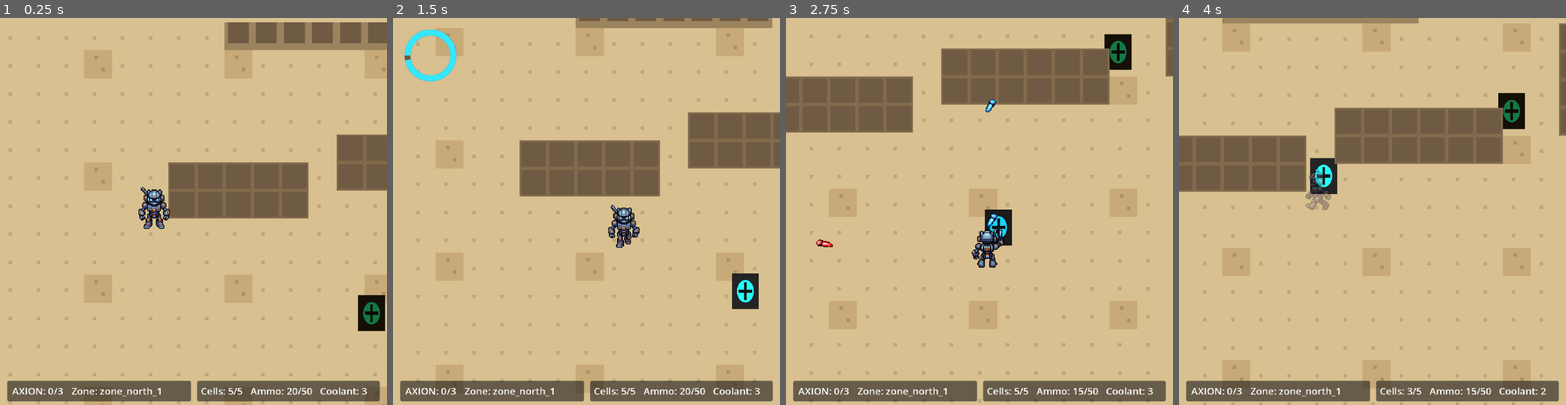
Above: before the commit, frames 1-4 (left to right).
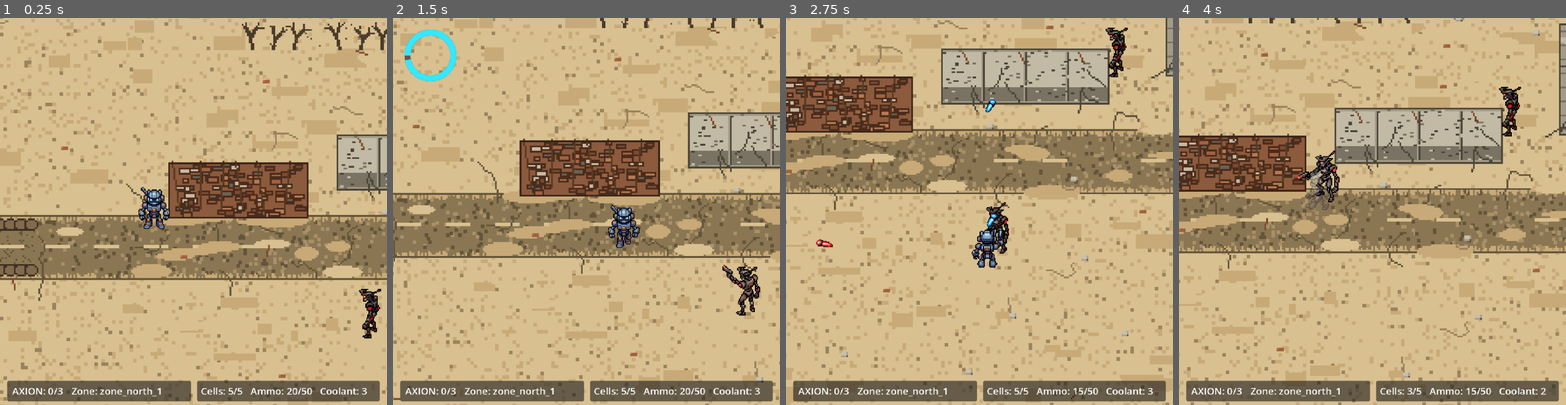
Above: after the commit, the same moments.

Repository: Barachiell/unit-7-oasis
Game: Godot game, scene res://scenes/zones/zone_north_1.tscn
Two runs of this game, one before a commit and one after it. Both use one fixed random seed, a clock stepped at 60 frames per second and the inputs below. This scene is started directly instead of the project's main scene.
Inputs (mouse positions are in pixels of both pictures, inside the frame that each line leads up to):
- Up to frame 1 (0.25 s): no input
- Up to frame 2 (1.5 s): tap Enter (ui_accept) at 0.5, 0.77 s; move the mouse to (671, 192) at 0.52 s; hold D (move_right) 0.53-1.28 s; hold E (advance_dialogue) 0.53-1.28 s; move the mouse to (509, 230) at 1.27 s; hold S (move_down) from 1.28 s (still down); tap Shift (run) at 1.35 s
- Up to frame 3 (2.75 s): tap Enter (ui_accept) at 1.52 s; move the mouse to (1018, 126) at 2.02 s; release S (move_down) at 2.03 s; press the mouse at (1018, 126) at 2.03 s; hold D (move_right) from 2.03 s (still down)
- Up to frame 4 (4 s): move the mouse to (1353, 288) at 2.77 s; release D (move_right) at 2.78 s; release the mouse at (1353, 288) at 2.78 s; hold W (move_up) 2.78-3.53 s; tap R (use_coolant) at 2.85 s; tap Enter (ui_accept) at 3.02, 3.77 s; move the mouse to (1488, 269) at 3.52 s; hold A (move_left) from 3.53 s (still down); hold E (advance_dialogue) from 3.53 s (still down)

The runs differ from the first frame. In frame 1, 26% of the frame differs, in the area x 0-100%, y 0-100%; in frame 2, 25%; in frame 3, 27%; in frame 4, 28%.

Commit message:
final-version-01
Co-authored-by: Copilot <223556219+Copilot@users.noreply.github.com>

Diff:
--- a/scenes/enemies/scrapper.tscn
+++ b/scenes/enemies/scrapper.tscn
@@ -1,6 +1,7 @@
-[gd_scene format=3 uid="uid://dbnbfp6f8bgbp"]
+[gd_scene load_steps=2 format=3 uid="uid://dbnbfp6f8bgbp"]
 
 [ext_resource type="PackedScene" path="res://scenes/enemies/enemy_base.tscn" id="1_1x3n2"]
+[ext_resource type="Texture2D" path="res://assets/sprites/enemies/slim_robot/standing/south.png" id="2_slimrb"]
 
 [node name="Scrapper" instance=ExtResource("1_1x3n2")]
 max_health = 1
@@ -12,9 +13,12 @@
 ammo_drop_amount = 3
 coolant_drop_chance = 0.12
 attack_range = 125.0
+sprite_asset_root = "res://assets/sprites/enemies/slim_robot"
 
 [node name="Sprite2D" parent="." index="0"]
-modulate = Color(0.784314, 0.572549, 0.266667, 1)
+modulate = Color(1, 1, 1, 1)
+scale = Vector2(0.6, 0.6)
+texture = ExtResource("2_slimrb")
 
 [node name="PatrolPoints" parent="." index="8"]
 
--- a/scenes/pickups/ammo_drop.tscn
+++ b/scenes/pickups/ammo_drop.tscn
@@ -1,7 +1,7 @@
 [gd_scene load_steps=4 format=3 uid="uid://d0c4f3f0uglgm"]
 
 [ext_resource type="Script" path="res://scripts/enemies/ammo_drop.gd" id="1_2c3cg"]
-[ext_resource type="Texture2D" path="res://icon.svg" id="2_m8x6j"]
+[ext_resource type="Texture2D" path="res://assets/sprites/pickups/ammo_drop.png" id="2_hh0qk"]
 
 [sub_resource type="CircleShape2D" id="CircleShape2D_ouow2"]
 radius = 5.0
@@ -12,9 +12,9 @@
 script = ExtResource("1_2c3cg")
 
 [node name="Sprite2D" type="Sprite2D" parent="."]
-modulate = Color(0.984314, 0.894118, 0.27451, 1)
-scale = Vector2(0.06, 0.06)
-texture = ExtResource("2_m8x6j")
+modulate = Color(1, 1, 1, 1)
+scale = Vector2(0.295385, 0.295385)
+texture = ExtResource("2_hh0qk")
 
 [node name="CollisionShape2D" type="CollisionShape2D" parent="."]
 shape = SubResource("CircleShape2D_ouow2")
--- /dev/null
+++ b/scenes/pickups/axion_component_1.tscn
@@ -0,0 +1,20 @@
+[gd_scene load_steps=4 format=3]
+
+[ext_resource type="Script" path="res://scripts/pickups/axion_component.gd" id="1_3b6dh"]
+[ext_resource type="Texture2D" path="res://assets/sprites/pickups/axion_part_1.png" id="2_1fxt2"]
+
+[sub_resource type="CircleShape2D" id="CircleShape2D_component"]
+radius = 8.0
+
+[node name="AxionComponent" type="Area2D"]
+collision_layer = 32
+collision_mask = 1
+script = ExtResource("1_3b6dh")
+
+[node name="Sprite2D" type="Sprite2D" parent="."]
+modulate = Color(1, 1, 1, 1)
+scale = Vector2(0.4, 0.4)
+texture = ExtResource("2_1fxt2")
+
+[node name="CollisionShape2D" type="CollisionShape2D" parent="."]
+shape = SubResource("CircleShape2D_component")
--- /dev/null
+++ b/scenes/pickups/axion_component_2.tscn
@@ -0,0 +1,20 @@
+[gd_scene load_steps=4 format=3]
+
+[ext_resource type="Script" path="res://scripts/pickups/axion_component.gd" id="1_3b6dh"]
+[ext_resource type="Texture2D" path="res://assets/sprites/pickups/axion_part_2.png" id="2_3qdq1"]
+
+[sub_resource type="CircleShape2D" id="CircleShape2D_component"]
+radius = 8.0
+
+[node name="AxionComponent" type="Area2D"]
+collision_layer = 32
+collision_mask = 1
+script = ExtResource("1_3b6dh")
+
+[node name="Sprite2D" type="Sprite2D" parent="."]
+modulate = Color(1, 1, 1, 1)
+scale = Vector2(0.4, 0.4)
+texture = ExtResource("2_3qdq1")
+
+[node name="CollisionShape2D" type="CollisionShape2D" parent="."]
+shape = SubResource("CircleShape2D_component")
--- /dev/null
+++ b/scenes/pickups/axion_component_3.tscn
@@ -0,0 +1,20 @@
+[gd_scene load_steps=4 format=3]
+
+[ext_resource type="Script" path="res://scripts/pickups/axion_component.gd" id="1_3b6dh"]
+[ext_resource type="Texture2D" path="res://assets/sprites/pickups/axion_part_3.png" id="2_5je6w"]
+
+[sub_resource type="CircleShape2D" id="CircleShape2D_component"]
+radius = 8.0
+
+[node name="AxionComponent" type="Area2D"]
+collision_layer = 32
+collision_mask = 1
+script = ExtResource("1_3b6dh")
+
+[node name="Sprite2D" type="Sprite2D" parent="."]
+modulate = Color(1, 1, 1, 1)
+scale = Vector2(0.4, 0.4)
+texture = ExtResource("2_5je6w")
+
+[node name="CollisionShape2D" type="CollisionShape2D" parent="."]
+shape = SubResource("CircleShape2D_component")
--- a/scenes/pickups/coolant_drop.tscn
+++ b/scenes/pickups/coolant_drop.tscn
@@ -1,7 +1,7 @@
 [gd_scene load_steps=4 format=3 uid="uid://dbov4amr1pl72"]
 
 [ext_resource type="Script" path="res://scripts/enemies/coolant_drop.gd" id="1_jj4vk"]
-[ext_resource type="Texture2D" path="res://icon.svg" id="2_k8t9x"]
+[ext_resource type="Texture2D" path="res://assets/sprites/pickups/coolant_drop.png" id="2_pj8q4"]
 
 [sub_resource type="CircleShape2D" id="CircleShape2D_c4bvh"]
 radius = 5.0
@@ -12,9 +12,9 @@
 script = ExtResource("1_jj4vk")
 
 [node name="Sprite2D" type="Sprite2D" parent="."]
-modulate = Color(0.282353, 0.941176, 1, 1)
-scale = Vector2(0.06, 0.06)
-texture = ExtResource("2_k8t9x")
+modulate = Color(1, 1, 1, 1)
+scale = Vector2(0.12, 0.12)
+texture = ExtResource("2_pj8q4")
 
 [node name="CollisionShape2D" type="CollisionShape2D" parent="."]
 shape = SubResource("CircleShape2D_c4bvh")
--- a/scenes/zones/village.tscn
+++ b/scenes/zones/village.tscn
@@ -1,10 +1,12 @@
-[gd_scene load_steps=7 format=3 uid="uid://dr8xukmugyssm"]
+[gd_scene load_steps=9 format=3 uid="uid://dr8xukmugyssm"]
 
 [ext_resource type="Script" path="res://scripts/zones/zone_runtime.gd" id="1_kj10h"]
 [ext_resource type="PackedScene" path="res://scenes/player/player.tscn" id="2_ttn5p"]
 [ext_resource type="PackedScene" path="res://scenes/zones/exit_trigger.tscn" id="3_03by5"]
 [ext_resource type="PackedScene" path="res://scenes/npcs/human_npc.tscn" id="4_h8y6h"]
 [ext_resource type="PackedScene" path="res://ui/stamina_ring.tscn" id="5_cn2vt"]
+[ext_resource type="Texture2D" path="res://assets/sprites/zones/village_background.png" id="6_6lnw6"]
+[ext_resource type="Texture2D" path="res://assets/sprites/zones/village_overhead.png" id="7_n56v4"]
 
 [sub_resource type="RectangleShape2D" id="RectangleShape2D_exit_open"]
 size = Vector2(40, 20)
@@ -14,13 +16,27 @@
 zone_id = "village"
 intro_dialogue_id = "intro_transmission"
 
+[node name="BackgroundArt" type="Sprite2D" parent="."]
+z_index = -10
+centered = false
+texture = ExtResource("6_6lnw6")
+
 [node name="Ground" type="TileMapLayer" parent="."]
+visible = false
 
 [node name="GroundDetail" type="TileMapLayer" parent="."]
+visible = false
 
 [node name="Objects" type="TileMapLayer" parent="."]
+visible = false
 
 [node name="Overhead" type="TileMapLayer" parent="."]
+visible = false
+
+[node name="OverheadArt" type="Sprite2D" parent="."]
+z_index = 11
+centered = false
+texture = ExtResource("7_n56v4")
 
 [node name="Player" parent="." instance=ExtResource("2_ttn5p")]
 position = Vector2(160, 220)
--- a/scenes/zones/zone_north_1.tscn
+++ b/scenes/zones/zone_north_1.tscn
@@ -1,10 +1,12 @@
-[gd_scene load_steps=7 format=3 uid="uid://bi1t83v4o6res"]
+[gd_scene load_steps=9 format=3 uid="uid://bi1t83v4o6res"]
 
 [ext_resource type="Script" path="res://scripts/zones/zone_runtime.gd" id="1_2b1fk"]
 [ext_resource type="PackedScene" path="res://scenes/player/player.tscn" id="2_h674c"]
 [ext_resource type="PackedScene" path="res://scenes/zones/exit_trigger.tscn" id="3_0e2mn"]
-[ext_resource type="PackedScene" path="res://scenes/pickups/axion_component.tscn" id="4_vsknn"]
+[ext_resource type="PackedScene" path="res://scenes/pickups/axion_component_1.tscn" id="4_vsknn"]
 [ext_resource type="PackedScene" path="res://ui/stamina_ring.tscn" id="5_i3yl4"]
+[ext_resource type="Texture2D" path="res://assets/sprites/zones/zone_north_1_background.png" id="6_4g5g1"]
+[ext_resource type="Texture2D" path="res://assets/sprites/zones/zone_north_1_overhead.png" id="7_5uec4"]
 
 [sub_resource type="RectangleShape2D" id="RectangleShape2D_exit_open"]
 size = Vector2(40, 20)
@@ -13,13 +15,27 @@
 script = ExtResource("1_2b1fk")
 zone_id = "zone_north_1"
 
+[node name="BackgroundArt" type="Sprite2D" parent="."]
+z_index = -10
+centered = false
+texture = ExtResource("6_4g5g1")
+
 [node name="Ground" type="TileMapLayer" parent="."]
+visible = false
 
 [node name="GroundDetail" type="TileMapLayer" parent="."]
+visible = false
 
 [node name="Objects" type="TileMapLayer" parent="."]
+visible = false
 
 [node name="Overhead" type="TileMapLayer" parent="."]
+visible = false
+
+[node name="OverheadArt" type="Sprite2D" parent="."]
+z_index = 11
+centered = false
+texture = ExtResource("7_5uec4")
 
 [node name="Player" parent="." instance=ExtResource("2_h674c")]
 position = Vector2(120, 220)
--- a/scenes/zones/zone_north_2.tscn
+++ b/scenes/zones/zone_north_2.tscn
@@ -1,10 +1,11 @@
-[gd_scene load_steps=7 format=3 uid="uid://bohhxi7vko4k0"]
+[gd_scene load_steps=8 format=3 uid="uid://bohhxi7vko4k0"]
 
 [ext_resource type="Script" path="res://scripts/zones/zone_runtime.gd" id="1_31c0d"]
 [ext_resource type="PackedScene" path="res://scenes/player/player.tscn" id="2_3ob7h"]
 [ext_resource type="PackedScene" path="res://scenes/zones/exit_trigger.tscn" id="3_yxgux"]
-[ext_resource type="PackedScene" path="res://scenes/pickups/axion_component.tscn" id="4_nn4js"]
+[ext_resource type="PackedScene" path="res://scenes/pickups/axion_component_3.tscn" id="4_nn4js"]
 [ext_resource type="PackedScene" path="res://ui/stamina_ring.tscn" id="5_a5x7w"]
+[ext_resource type="Texture2D" path="res://assets/sprites/zones/zone_north_2_background.png" id="6_f2p47"]
 
 [sub_resource type="RectangleShape2D" id="RectangleShape2D_exit_open"]
 size = Vector2(40, 20)
@@ -13,11 +14,19 @@
 script = ExtResource("1_31c0d")
 zone_id = "zone_north_2"
 
+[node name="BackgroundArt" type="Sprite2D" parent="."]
+z_index = -10
+centered = false
+texture = ExtResource("6_f2p47")
+
 [node name="Ground" type="TileMapLayer" parent="."]
+visible = false
 
 [node name="GroundDetail" type="TileMapLayer" parent="."]
+visible = false
 
 [node name="Objects" type="TileMapLayer" parent="."]
+visible = false
 
 [node name="Overhead" type="TileMapLayer" parent="."]
 
--- a/scenes/zones/zone_west.tscn
+++ b/scenes/zones/zone_west.tscn
@@ -1,10 +1,11 @@
-[gd_scene load_steps=7 format=3 uid="uid://dxf7btwcq4m8t"]
+[gd_scene load_steps=8 format=3 uid="uid://dxf7btwcq4m8t"]
 
 [ext_resource type="Script" path="res://scripts/zones/zone_runtime.gd" id="1_6d2ou"]
 [ext_resource type="PackedScene" path="res://scenes/player/player.tscn" id="2_6apwb"]
 [ext_resource type="PackedScene" path="res://scenes/zones/exit_trigger.tscn" id="3_15y2g"]
-[ext_resource type="PackedScene" path="res://scenes/pickups/axion_component.tscn" id="4_81w82"]
+[ext_resource type="PackedScene" path="res://scenes/pickups/axion_component_2.tscn" id="4_81w82"]
 [ext_resource type="PackedScene" path="res://ui/stamina_ring.tscn" id="5_3053n"]
+[ext_resource type="Texture2D" path="res://assets/sprites/zones/zone_west_background.png" id="6_3veq6"]
 
 [sub_resource type="RectangleShape2D" id="RectangleShape2D_exit_open"]
 size = Vector2(40, 20)
@@ -13,11 +14,19 @@
 script = ExtResource("1_6d2ou")
 zone_id = "zone_west"
 
+[node name="BackgroundArt" type="Sprite2D" parent="."]
+z_index = -10
+centered = false
+texture = ExtResource("6_3veq6")
+
 [node name="Ground" type="TileMapLayer" parent="."]
+visible = false
 
 [node name="GroundDetail" type="TileMapLayer" parent="."]
+visible = false
 
 [node name="Objects" type="TileMapLayer" parent="."]
+visible = false
 
 [node name="Overhead" type="TileMapLayer" parent="."]
 
--- a/scripts/enemies/enemy_sprite_director.gd
+++ b/scripts/enemies/enemy_sprite_director.gd
@@ -60,6 +60,15 @@
 	if texture != null:
 		return texture
 
+	# Some enemy sprite sets only provide a subset of states (e.g. no
+	# dedicated walking frames). Fall back to the standing pose for the
+	# same direction instead of treating it as an error.
+	if state_folder != "standing":
+		var standing_key: String = "standing/%s" % octant_name
+		var standing_texture: Texture2D = _load_texture(standing_key)
+		if standing_texture != null:
+			return standing_texture
+
 	push_error("Missing enemy sprite texture for key: %s under %s" % [texture_key, _asset_root])
 	return _load_texture(FALLBACK_TEXTURE_KEY)
 
Binary file added: assets/sprites/enemies/slim_robot/shooting/east.png
Not shown, added: assets/sprites/enemies/slim_robot/shooting/east.png.import
Binary file added: assets/sprites/enemies/slim_robot/shooting/north-east.png
Not shown, added: assets/sprites/enemies/slim_robot/shooting/north-east.png.import
Binary file added: assets/sprites/enemies/slim_robot/shooting/north-west.png
Not shown, added: assets/sprites/enemies/slim_robot/shooting/north-west.png.import
Binary file added: assets/sprites/enemies/slim_robot/shooting/north.png
Not shown, added: assets/sprites/enemies/slim_robot/shooting/north.png.import
Binary file added: assets/sprites/enemies/slim_robot/shooting/south-east.png
Not shown, added: assets/sprites/enemies/slim_robot/shooting/south-east.png.import
Binary file added: assets/sprites/enemies/slim_robot/shooting/south-west.png
Not shown, added: assets/sprites/enemies/slim_robot/shooting/south-west.png.import
(and 42 more such lines)
